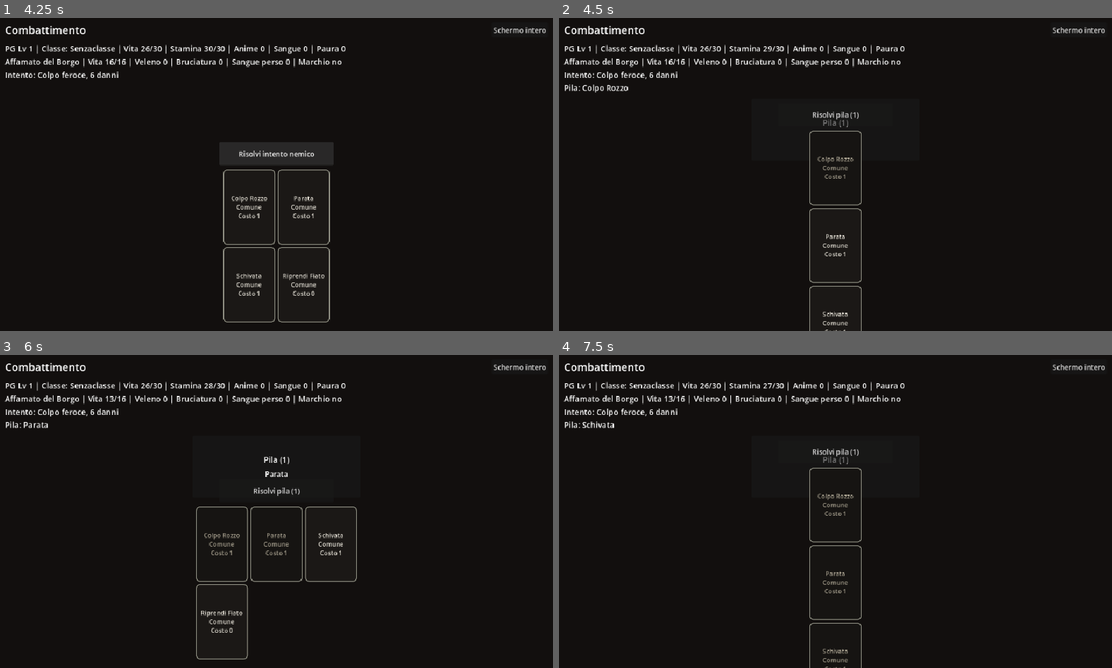
Above: before the commit, frames 1-4 (two rows, left to right).
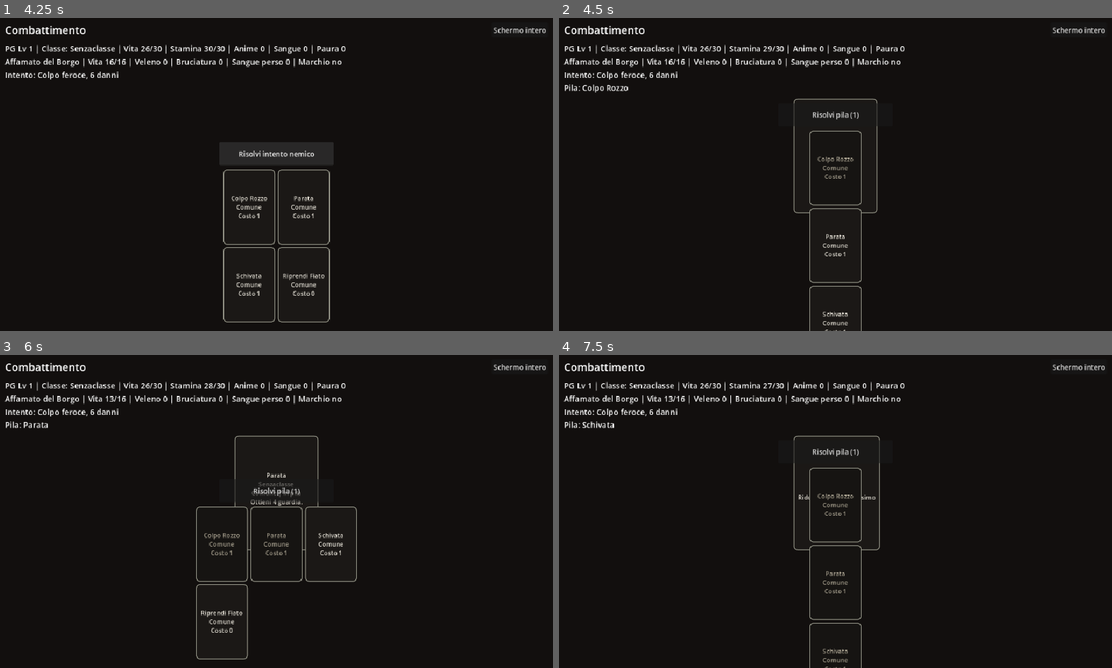
Above: after the commit, the same moments.

Repository: Chivas1504/Gioco
Game: Godot game, scene res://scenes/main.tscn
The game is run twice, just before and just after one commit, with the same random seed, the same clock (stepped at 60 frames per second) and the same inputs.
Inputs:
- Up to frame 1 (4.25 s): click "Schermo intero" at 0.5 s; click "Finestra" at 1.25 s; click "Nuova run" at 2 s; click "Risolvi intento nemico" at 2.75 s; click "Risolvi intento nemico" at 3.5 s
- Up to frame 2 (4.5 s): click "Colpo Rozzo Comune Costo 1" at 4.25 s
- Up to frame 3 (6 s): click "Risolvi pila (1)" at 5 s; click "Parata Comune Costo 1" at 5.75 s
- Up to frame 4 (7.5 s): click "Risolvi pila (1)" at 6.5 s; click "Schivata Comune Costo 1" at 7.25 s

Frame 1 is identical in both runs. In frame 2, 0.3% of the frame differs, in the area x 42-58%, y 25-63%; in frame 3, 0.4%; in frame 4, 0.3%.

Commit message:
Mostra pila carte nel combat

Diff:
--- a/scripts/combat/combat_state.gd
+++ b/scripts/combat/combat_state.gd
@@ -122,6 +122,10 @@
 
 func get_staged_card_count() -> int:
 	return staged_card_ids.size()
+
+
+func get_staged_card_ids() -> Array:
+	return staged_card_ids.duplicate()
 
 
 func get_staged_card_names() -> Array:
--- a/scripts/main.gd
+++ b/scripts/main.gd
@@ -17,6 +17,7 @@
 const HAND_CARD_HEIGHT = 170
 const HAND_CARD_COLUMNS = 12
 const HAND_CARD_ZOOM = 1.12
+const STACK_CARD_OFFSET = Vector2(22, 16)
 
 var run_state = RunState.new()
 var combat_state = CombatState.new()
@@ -431,28 +432,27 @@
 	center.set_anchors_preset(Control.PRESET_FULL_RECT)
 	hand_spacer.add_child(center)
 
-	var panel = PanelContainer.new()
-	panel.custom_minimum_size = Vector2(380, 140)
-	center.add_child(panel)
-
-	var content = VBoxContainer.new()
-	content.size_flags_horizontal = Control.SIZE_EXPAND_FILL
-	content.size_flags_vertical = Control.SIZE_EXPAND_FILL
-	content.alignment = BoxContainer.ALIGNMENT_CENTER
-	content.add_theme_constant_override("separation", 8)
-	panel.add_child(content)
-
-	var title = Label.new()
-	title.horizontal_alignment = HORIZONTAL_ALIGNMENT_CENTER
-	title.text = "Pila (%d)" % combat_state.get_staged_card_count()
-	title.add_theme_font_size_override("font_size", 18)
-	content.add_child(title)
-
-	var stack_text = Label.new()
-	stack_text.horizontal_alignment = HORIZONTAL_ALIGNMENT_CENTER
-	stack_text.autowrap_mode = TextServer.AUTOWRAP_WORD_SMART
-	stack_text.text = _format_staged_stack()
-	content.add_child(stack_text)
+	var staged_cards = combat_state.get_staged_card_ids()
+	var stack_board = Control.new()
+	stack_board.custom_minimum_size = Vector2(
+		CARD_WIDTH + STACK_CARD_OFFSET.x * max(0, staged_cards.size() - 1),
+		CARD_HEIGHT + STACK_CARD_OFFSET.y * max(0, staged_cards.size() - 1)
+	)
+	center.add_child(stack_board)
+
+	for index in range(staged_cards.size()):
+		var card_id = String(staged_cards[index])
+		var card = GameDatabase.get_card(card_id)
+		var stack_card = Button.new()
+		stack_card.custom_minimum_size = Vector2(CARD_WIDTH, CARD_HEIGHT)
+		stack_card.size = Vector2(CARD_WIDTH, CARD_HEIGHT)
+		stack_card.position = STACK_CARD_OFFSET * index
+		stack_card.z_index = index
+		stack_card.focus_mode = Control.FOCUS_NONE
+		stack_card.mouse_filter = Control.MOUSE_FILTER_IGNORE
+		stack_card.text = _get_card_display_text(card_id, "in pila", "Pronta")
+		_apply_card_button_style(stack_card, card)
+		stack_board.add_child(stack_card)
 
 
 func _render_safe_summary() -> void:
